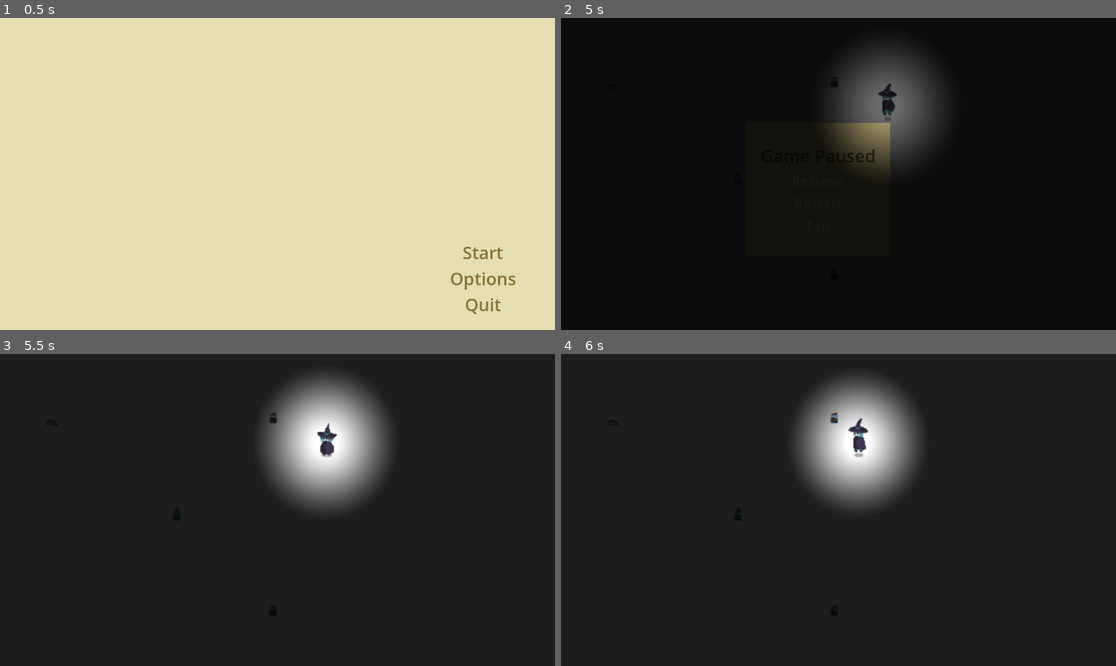
Above: before the commit, frames 1-4 (two rows, left to right).
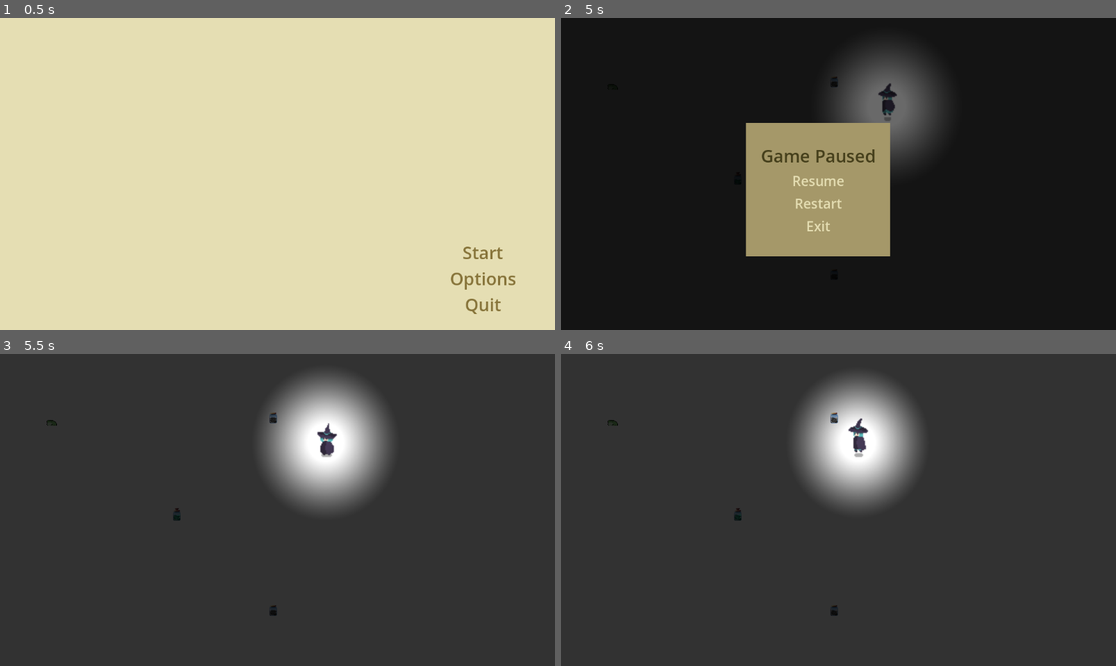
Above: after the commit, the same moments.

Repository: AnthonyDrow21/PSGameJam2024-2
Game: Godot game, scene res://Menus/MainMenu.tscn
Two runs of this game, one before a commit and one after it. Both use one fixed random seed, a clock stepped at 60 frames per second and the inputs below.
Inputs:
- Up to frame 1 (0.5 s): no input
- Up to frame 2 (5 s): click "Start" at 0.5 s; hold Right (ui_right) 1.28-2.03 s; tap Space (ui_select) at 1.52, 2.27, 3.77, 4.52 s; hold Down (ui_down) 2.03-2.78 s; hold Right (ui_right) 2.78-3.53 s; hold Up (ui_up) 3.53-4.28 s; hold Left (ui_left) from 4.28 s (still down); tap Escape (ui_cancel) at 4.9 s
- Up to frame 3 (5.5 s): release Left (ui_left) at 5 s; click "Restart" at 5 s
- Up to frame 4 (6 s): hold Left (ui_left) from 5.78 s (still down)

Frame 1 is identical in both runs. In frame 2, 11% of the frame differs, in the area x 33-60%, y 33-77%; in frame 3, less than 0.1%; in frame 4, less than 0.1%.

Commit message:
Fix pause menu lighting

Diff:
--- a/Elements/ItemDrop.tscn
+++ b/Elements/ItemDrop.tscn
@@ -285,6 +285,8 @@
 script = ExtResource("1_rps8g")
 
 [node name="AnimatedSprite2D" type="AnimatedSprite2D" parent="."]
+light_mask = 2
+visibility_layer = 2
 scale = Vector2(0.894356, 0.782822)
 sprite_frames = SubResource("SpriteFrames_ip55x")
 animation = &"black"
--- a/Frog.tscn
+++ b/Frog.tscn
@@ -45,9 +45,13 @@
 [node name="Frog" type="Node2D"]
 
 [node name="CharacterBody2D" type="CharacterBody2D" parent="."]
+light_mask = 2
+visibility_layer = 2
 script = ExtResource("1_vpanl")
 
 [node name="AnimatedSprite2D" type="AnimatedSprite2D" parent="CharacterBody2D"]
+light_mask = 2
+visibility_layer = 2
 sprite_frames = SubResource("SpriteFrames_yh4ha")
 
 [node name="CollisionShape2D" type="CollisionShape2D" parent="CharacterBody2D"]
--- a/Menus/PauseMenu.tscn
+++ b/Menus/PauseMenu.tscn
@@ -47,6 +47,8 @@
 color = Color(0.647059, 0.596078, 0.411765, 1)
 
 [node name="VBoxContainer" type="VBoxContainer" parent="ColorRect/ColorRect"]
+light_mask = 2
+visibility_layer = 2
 layout_mode = 1
 anchors_preset = 8
 anchor_left = 0.5
--- a/Player.tscn
+++ b/Player.tscn
@@ -221,12 +221,18 @@
 
 [node name="Player" type="Node2D"]
 process_mode = 1
+light_mask = 2
+visibility_layer = 2
 script = SubResource("GDScript_dv7ri")
 
 [node name="CharacterBody2D" type="CharacterBody2D" parent="."]
+light_mask = 2
+visibility_layer = 2
 script = ExtResource("1_sjb5b")
 
 [node name="AnimatedSprite2D" type="AnimatedSprite2D" parent="CharacterBody2D"]
+light_mask = 2
+visibility_layer = 2
 scale = Vector2(2, 2)
 sprite_frames = SubResource("SpriteFrames_km6qr")
 animation = &"damage"
@@ -244,8 +250,11 @@
 shape = SubResource("RectangleShape2D_22m42")
 
 [node name="PointLight2D" type="PointLight2D" parent="CharacterBody2D"]
+light_mask = 2
+visibility_layer = 2
 position = Vector2(-1, 3)
 scale = Vector2(1.89062, 1.99219)
+range_item_cull_mask = 2
 texture = SubResource("GradientTexture2D_jc807")
 height = 20.0
 script = ExtResource("7_x21p4")
--- a/World.gd
+++ b/World.gd
@@ -13,7 +13,9 @@
 		if not paused:
 			var pauseMenu = load("res://Menus/PauseMenu.tscn").instantiate()
 			pauseMenu.toggle_pause.connect(on_pause_toggled)
-			get_tree().current_scene.add_child(pauseMenu)
+
+			# The CanvasLayer is uneffected by the game lighting models.
+			get_tree().current_scene.get_node("CanvasLayer").add_child(pauseMenu)
 
 func on_pause_toggled(is_paused):
 	paused = is_paused
--- a/World.tscn
+++ b/World.tscn
@@ -5,6 +5,8 @@
 [ext_resource type="PackedScene" uid="uid://cd4vunmawu2he" path="res://Frog.tscn" id="3_65jqr"]
 
 [node name="World" type="Control"]
+light_mask = 3
+visibility_layer = 3
 layout_mode = 3
 anchors_preset = 15
 anchor_right = 1.0
@@ -14,6 +16,8 @@
 script = ExtResource("1_tvj70")
 
 [node name="ColorRect" type="ColorRect" parent="."]
+light_mask = 2
+visibility_layer = 2
 layout_mode = 1
 anchors_preset = 15
 anchor_right = 1.0
@@ -24,9 +28,15 @@
 [node name="Player" parent="." instance=ExtResource("1_ll608")]
 position = Vector2(567, 333)
 
-[node name="DirectionalLight2D" type="DirectionalLight2D" parent="."]
-color = Color(0.117647, 0.117647, 0.117647, 1)
-blend_mode = 2
+[node name="Frog" parent="." instance=ExtResource("3_65jqr")]
+light_mask = 2
+visibility_layer = 2
+position = Vector2(107, 141)
 
-[node name="Frog" parent="." instance=ExtResource("3_65jqr")]
-position = Vector2(107, 141)
+[node name="CanvasModulate" type="CanvasModulate" parent="."]
+modulate = Color(0.194349, 0.194349, 0.194349, 1)
+light_mask = 2
+visibility_layer = 2
+color = Color(0.196078, 0.196078, 0.196078, 1)
+
+[node name="CanvasLayer" type="CanvasLayer" parent="."]
--- a/project.godot
+++ b/project.godot
@@ -66,6 +66,8 @@
 
 [layer_names]
 
+2d_render/layer_1="Menu"
+2d_render/layer_2="Game"
 2d_physics/layer_1="World"
 2d_physics/layer_2="ItemDrop"
 2d_physics/layer_3="Player"
